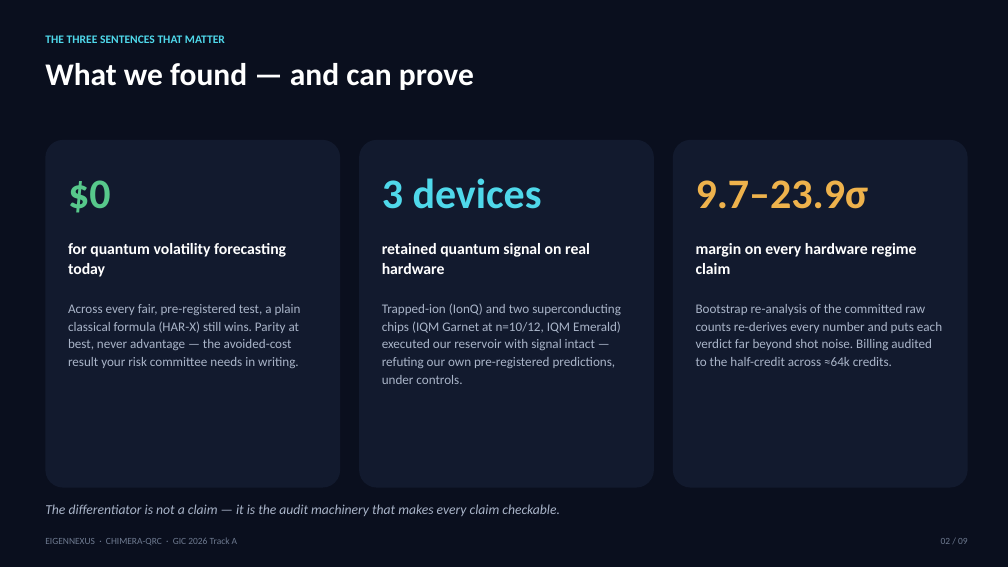
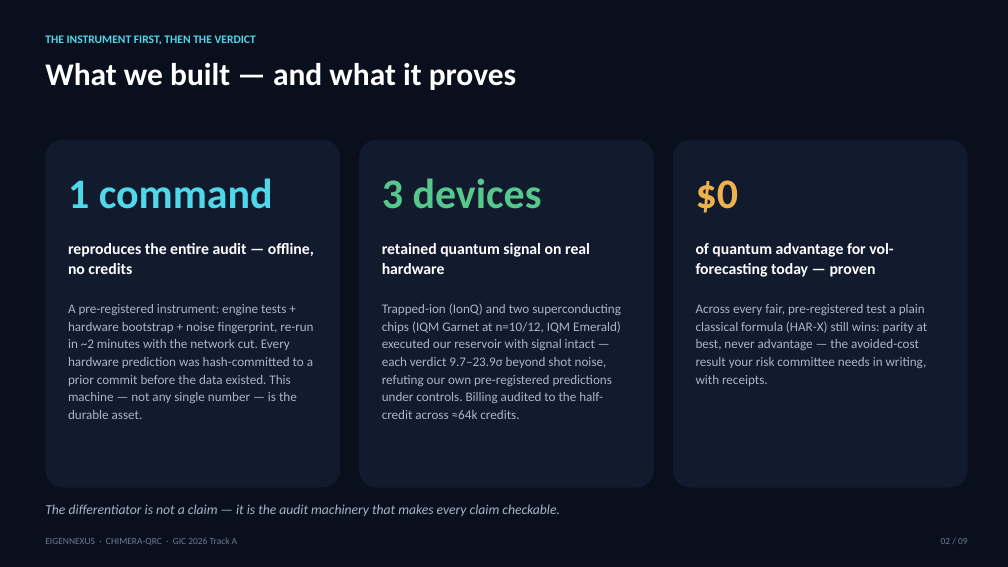
Before and after one commit to christianmetzl/potomac_dynamicsystemsforecasting, a slide deck: slide 2 of docs/EIGENNEXUS_CxO_Deck.pptx. Drawn at 1008x567 pixels with LibreOffice and Linux fonts; fonts in the diff are those of the drawing. Boxes give left, top, right and bottom in pixels: in the first picture for what was removed or moved away, otherwise in the second. Text is boxed around its words. In the diff, an @@ line names an element or a change of style, - is before the commit and + after.

```diff
--- a/docs/EIGENNEXUS_CxO_Deck.pptx
+++ b/docs/EIGENNEXUS_CxO_Deck.pptx
@@ text at (45,35,256,45): text changed @@
-THE THREE SENTENCES THAT MATTER
+THE INSTRUMENT FIRST, THEN THE VERDICT
@@ text at (45,63,517,90): text changed @@
-What we found — and can prove
+What we built — and what it proves
@@ text at (68,178,273,209): text changed; text colour #57C88B to #4FD8EA @@
-$0
+1 command
@@ text "3 devices" at (382,178,542,209): text colour #4FD8EA to #57C88B @@
@@ text at (696,180,739,213): text changed @@
-9.7–23.9σ
+$0
@@ text at (68,243,314,274): text changed @@
-for quantum volatility forecasting today
+reproduces the entire audit — offline, no credits
@@ text at (696,243,893,277): text changed @@
-margin on every hardware regime claim
+of quantum advantage for vol-forecasting today — proven
@@ text at (68,304,313,419): text changed @@
-Across every fair, pre-registered test, a plain classical formula (HAR-X) still wins. Parity at best, never advantage — the avoided-cost result your risk committee needs in writing.
+A pre-registered instrument: engine tests + hardware bootstrap + noise fingerprint, re-run in ~2 minutes with the network cut. Every hardware prediction was hash-committed to a prior commit before the data existed. This machine — not any single number — is the durable asset.
@@ text at (382,303,621,419): text changed @@
-Trapped-ion (IonQ) and two superconducting chips (IQM Garnet at n=10/12, IQM Emerald) executed our reservoir with signal intact — refuting our own pre-registered predictions, under controls.
+Trapped-ion (IonQ) and two superconducting chips (IQM Garnet at n=10/12, IQM Emerald) executed our reservoir with signal intact — each verdict 9.7–23.9σ beyond shot noise, refuting our own pre-registered predictions under controls. Billing audited to the half-credit across ≈64k credits.
@@ text at (696,304,928,386): text changed @@
-Bootstrap re-analysis of the committed raw counts re-derives every number and puts each verdict far beyond shot noise. Billing audited to the half-credit across ≈64k credits.
+Across every fair, pre-registered test a plain classical formula (HAR-X) still wins: parity at best, never advantage — the avoided-cost result your risk committee needs in writing, with receipts.
```
Also in this commit, not shown: 5 other files.
